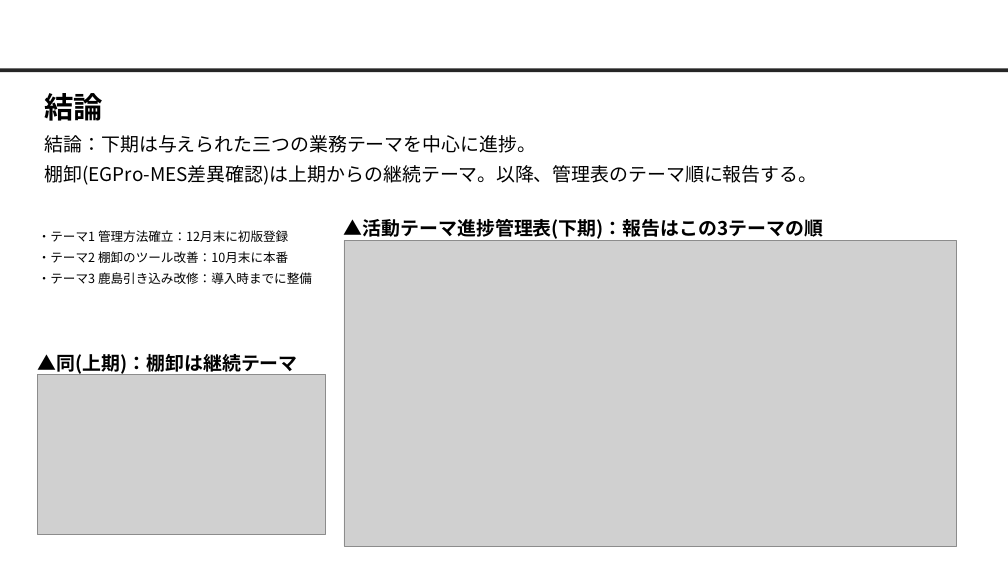
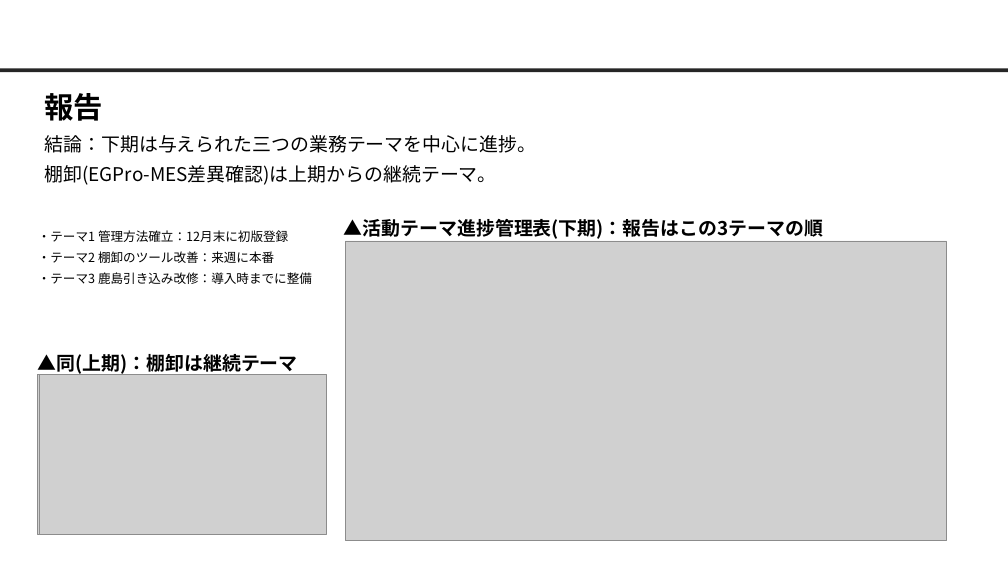
Before and after one commit to nk-shino/work_vault, a slide deck: slide 2 of workvault-sync/10_業務全般/業務報告/9月業務報告(篠原).pptx. Drawn at 1008x567 pixels with LibreOffice and Linux fonts; fonts in the diff are those of the drawing; grey boxes stand for pictures; background and template pictures are left out. Boxes give left, top, right and bottom in pixels: in the first picture for what was removed or moved away, otherwise in the second. Text is boxed around its words. In the diff, an @@ line names an element or a change of style, - is before the commit and + after.

```diff
--- a/workvault-sync/10_業務全般/業務報告/9月業務報告(篠原).pptx
+++ b/workvault-sync/10_業務全般/業務報告/9月業務報告(篠原).pptx
@@ text at bbox=[45, 93, 104, 121]: text changed @@
-結論
+報告
@@ text at bbox=[45, 165, 497, 185]: text changed @@
-棚卸(EGPro-MES差異確認)は上期からの継続テーマ。以降、管理表のテーマ順に報告する。
+棚卸(EGPro-MES差異確認)は上期からの継続テーマ。
@@ text at bbox=[38, 251, 274, 263]: text changed @@
-・テーマ2 棚卸のツール改善：10月末に本番
+・テーマ2 棚卸のツール改善：来週に本番
@@ picture: place and size @@
-picture at bbox=[344, 240, 957, 546]
+picture at bbox=[346, 241, 947, 541]
@@ picture added at bbox=[39, 374, 327, 535] @@
```
Also in this commit, not shown: 4 other slides changed, 3 other files.
